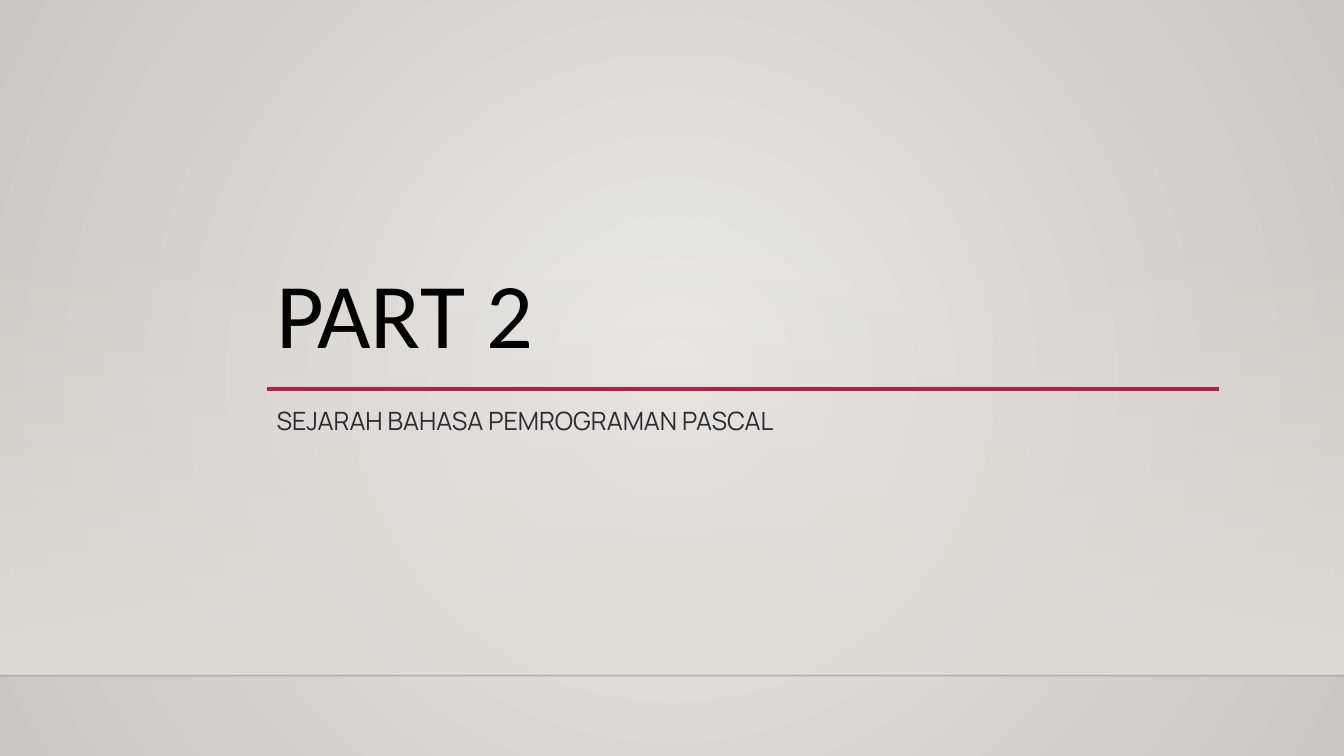
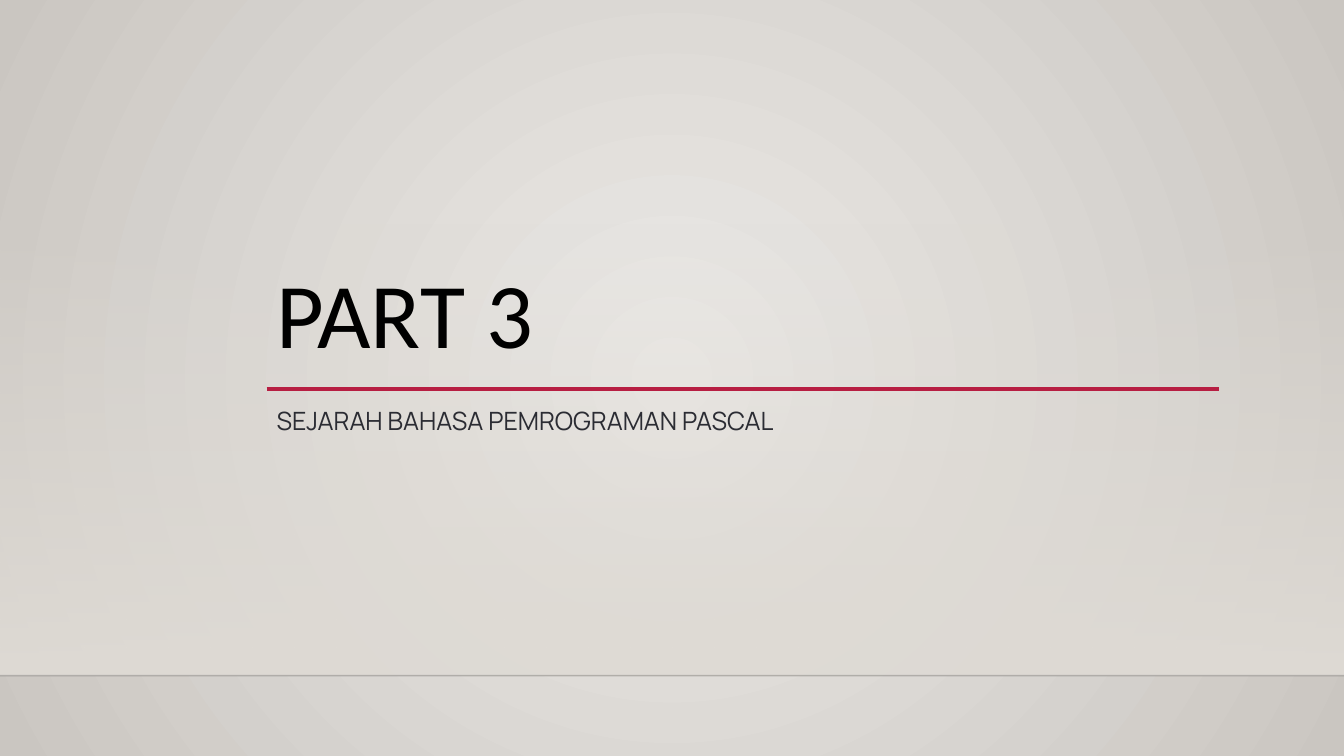
Before and after one commit to adithairun/materi-pascal, a slide deck: slide 1 of PPT/PART 3.pptx. Drawn at 1344x756 pixels with LibreOffice and Linux fonts; fonts in the diff are those of the drawing; background and template pictures are left out. Boxes give left, top, right and bottom in pixels: in the first picture for what was removed or moved away, otherwise in the second. Text is boxed around its words. In the diff, an @@ line names an element or a change of style, - is before the commit and + after.

Commit message:
edit part 3

```diff
--- a/PPT/PART 3.pptx
+++ b/PPT/PART 3.pptx
@@ title at box(277, 288, 533, 349): text changed @@
-PART 2
+PART 3
```
